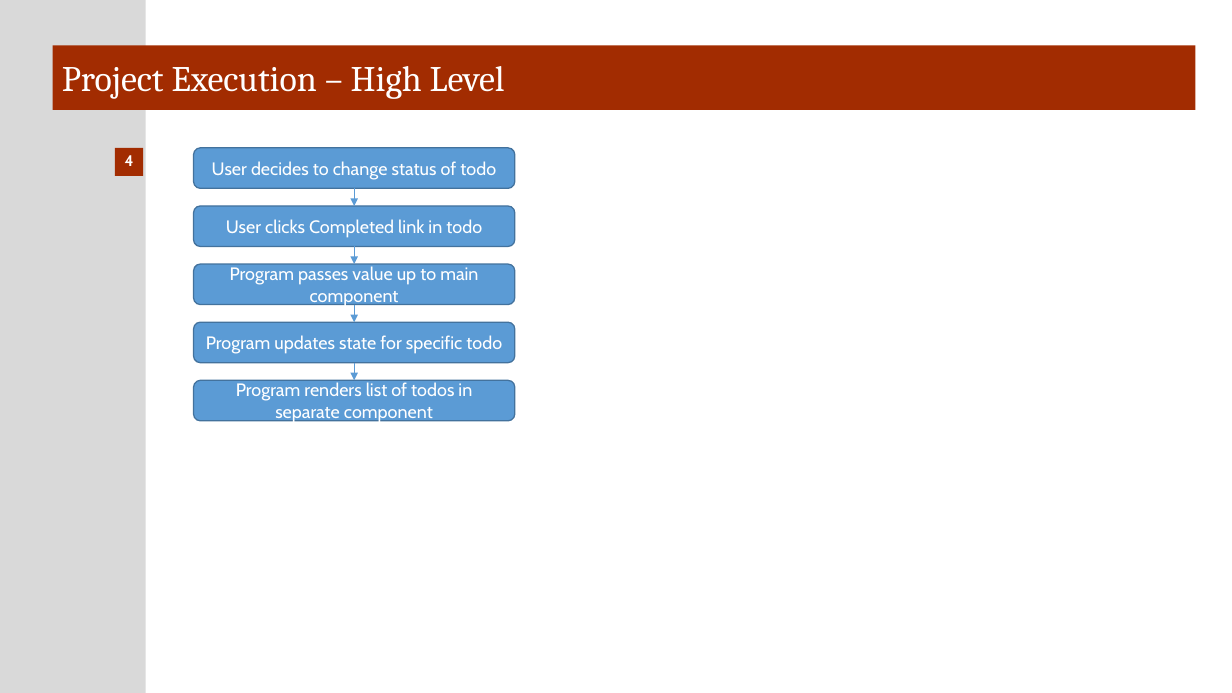
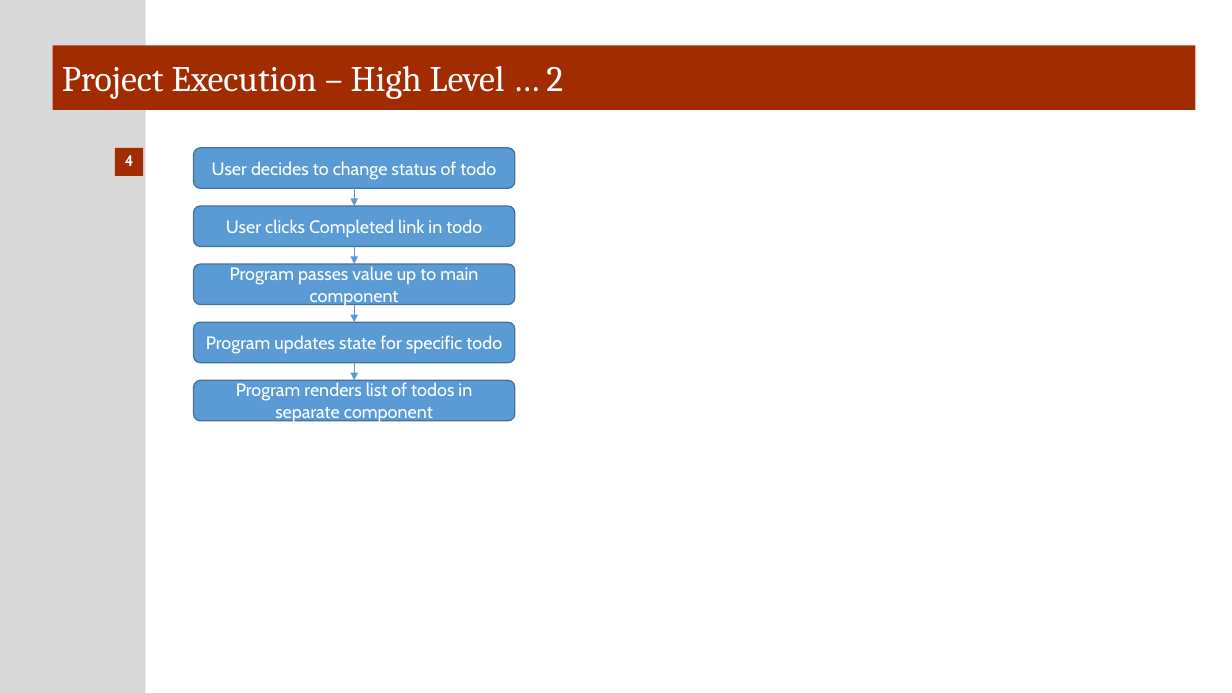
Before and after one commit to Host2Guest/ToDoReact, a slide deck: slide 11 of ToDo React Project Specifications.pptx. Drawn at 1232x693 pixels with LibreOffice and Linux fonts; fonts in the diff are those of the drawing. Boxes give left, top, right and bottom in pixels: in the first picture for what was removed or moved away, otherwise in the second. Text is boxed around its words. In the diff, an @@ line names an element or a change of style, - is before the commit and + after.

```diff
--- a/ToDo React Project Specifications.pptx
+++ b/ToDo React Project Specifications.pptx
@@ title at box(62, 66, 563, 99): text changed @@
-Project Execution – High Level
+Project Execution – High Level … 2
```
Also in this commit, not shown: 3 other slides changed, 4 slides removed, 1 other file.
